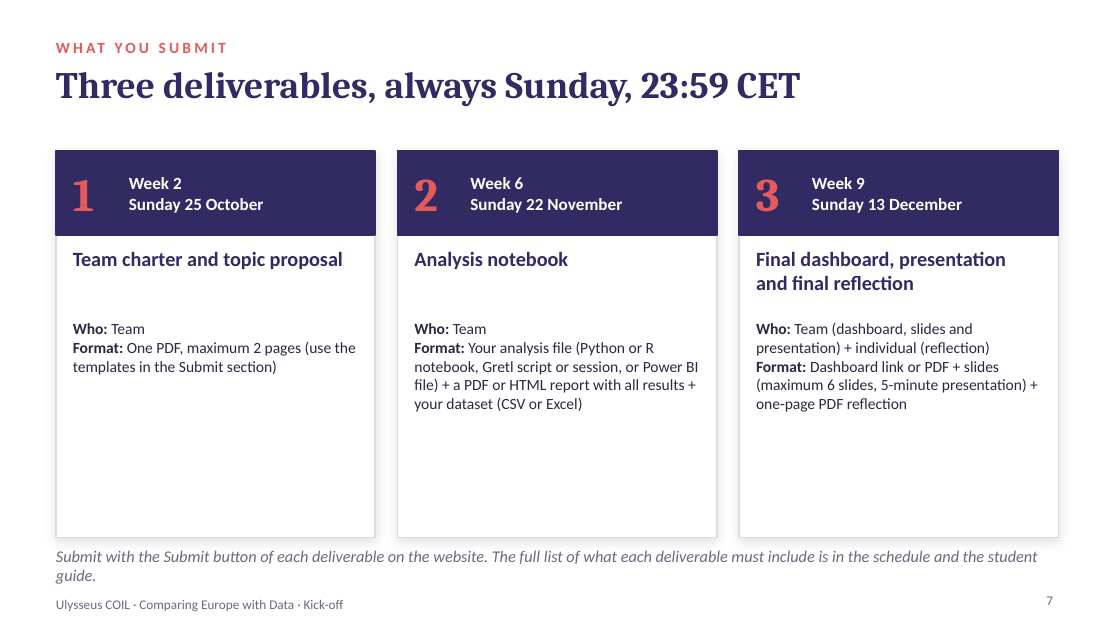
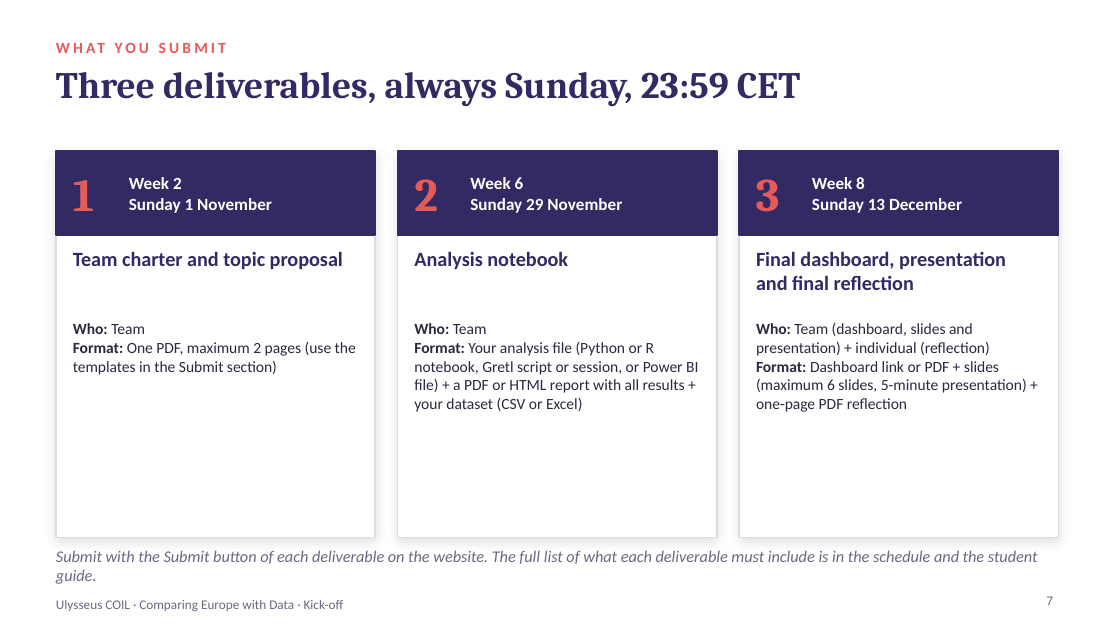
Before and after one commit to coil-europe/coil-europe.github.io, a slide deck: slide 7 of docs/slides/COIL_1_kickoff.pptx. Drawn at 1120x630 pixels with LibreOffice and Linux fonts; fonts in the diff are those of the drawing. Boxes give left, top, right and bottom in pixels: in the first picture for what was removed or moved away, otherwise in the second. Text is boxed around its words. In the diff, an @@ line names an element or a change of style, - is before the commit and + after.

```diff
--- a/docs/slides/COIL_1_kickoff.pptx
+++ b/docs/slides/COIL_1_kickoff.pptx
@@ text at (812,177,865,189): text changed @@
-Week 9
+Week 8
@@ text at (129,198,272,213): text changed @@
-Sunday 25 October
+Sunday 1 November
@@ text at (470,198,622,213): text changed @@
-Sunday 22 November
+Sunday 29 November
```
Also in this commit, not shown: 6 other slides changed, 14 other files.
